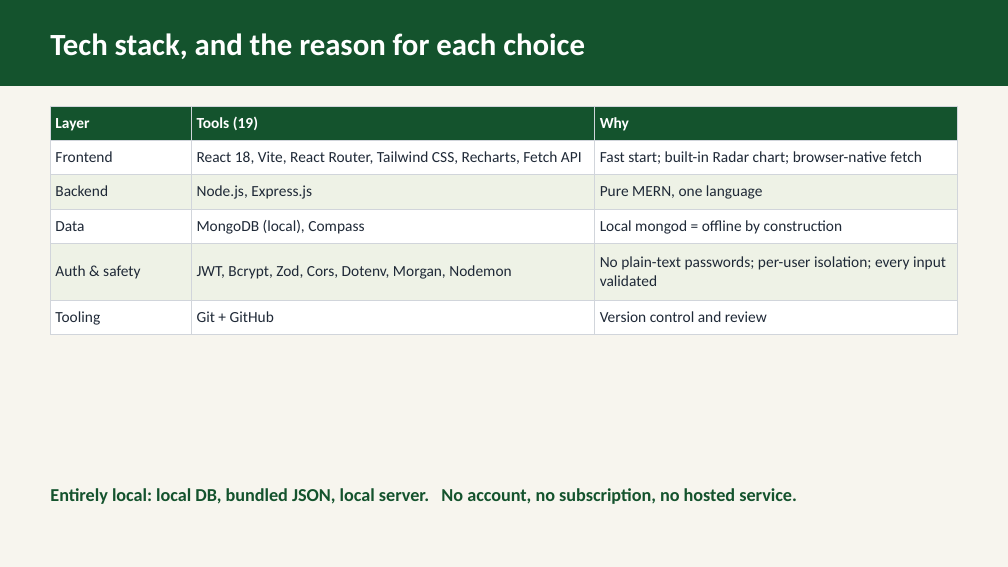
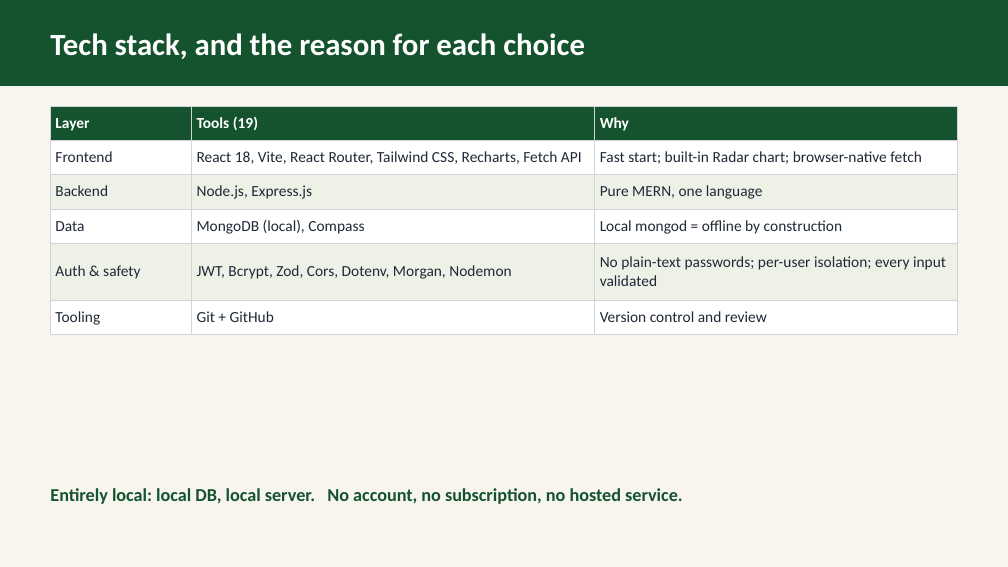
Before and after one commit to abdullahmunir139/my-fyp, a slide deck: slide 11 of deliverables/proposal/ppt/group_2_AgriPulse_Soil-Test_Driven_Farm_Planner.odp (slide 15 before the commit). Drawn at 1008x567 pixels with LibreOffice and Linux fonts; fonts in the diff are those of the drawing. Boxes give left, top, right and bottom in pixels: in the first picture for what was removed or moved away, otherwise in the second. Text is boxed around its words. In the diff, an @@ line names an element or a change of style, - is before the commit and + after.

```diff
--- a/deliverables/proposal/ppt/group_2_AgriPulse_Soil-Test_Driven_Farm_Planner.odp
+++ b/deliverables/proposal/ppt/group_2_AgriPulse_Soil-Test_Driven_Farm_Planner.odp
@@ text at (50, 488, 683, 504): text changed @@
-Entirely local: local DB, bundled JSON, local server. No account, no subscription, no hosted service.
+Entirely local: local DB, local server. No account, no subscription, no hosted service.
```
Also in this commit, not shown: 6 other slides changed, 2 slides added, 7 slides removed, 4 other files.
